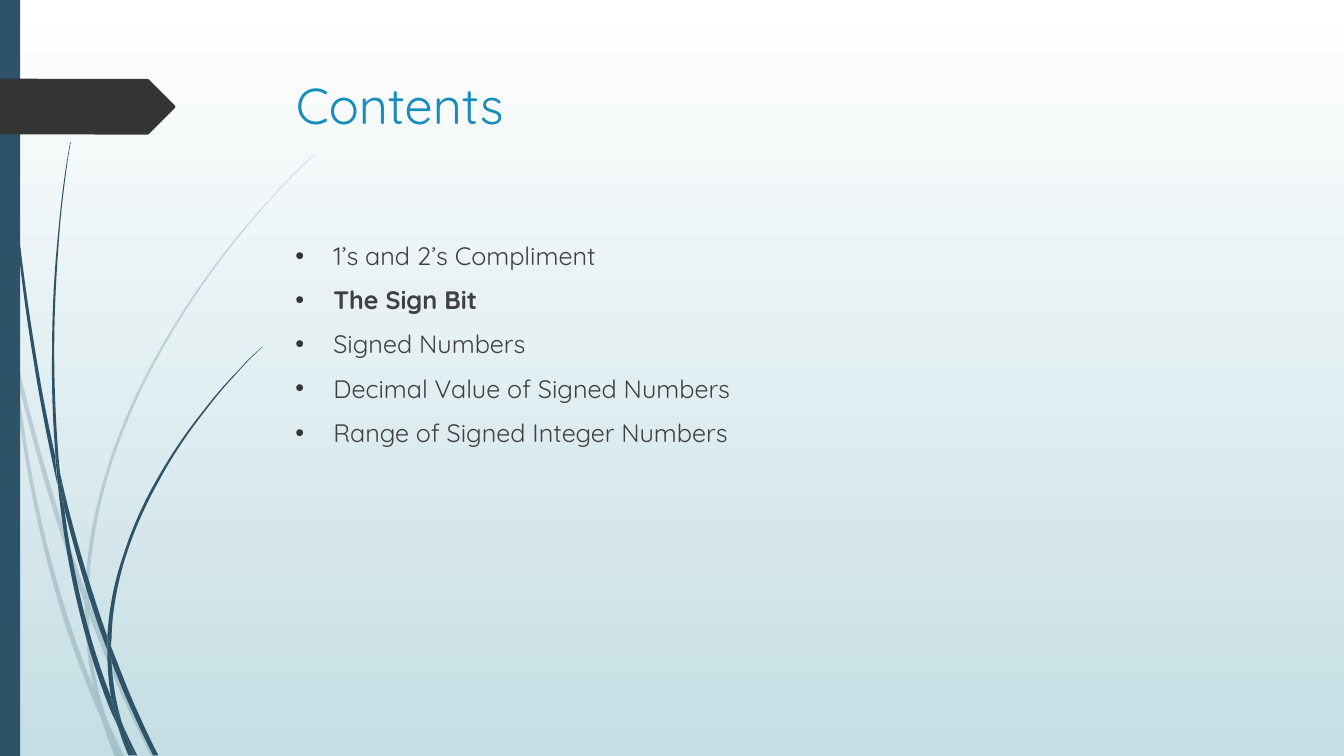
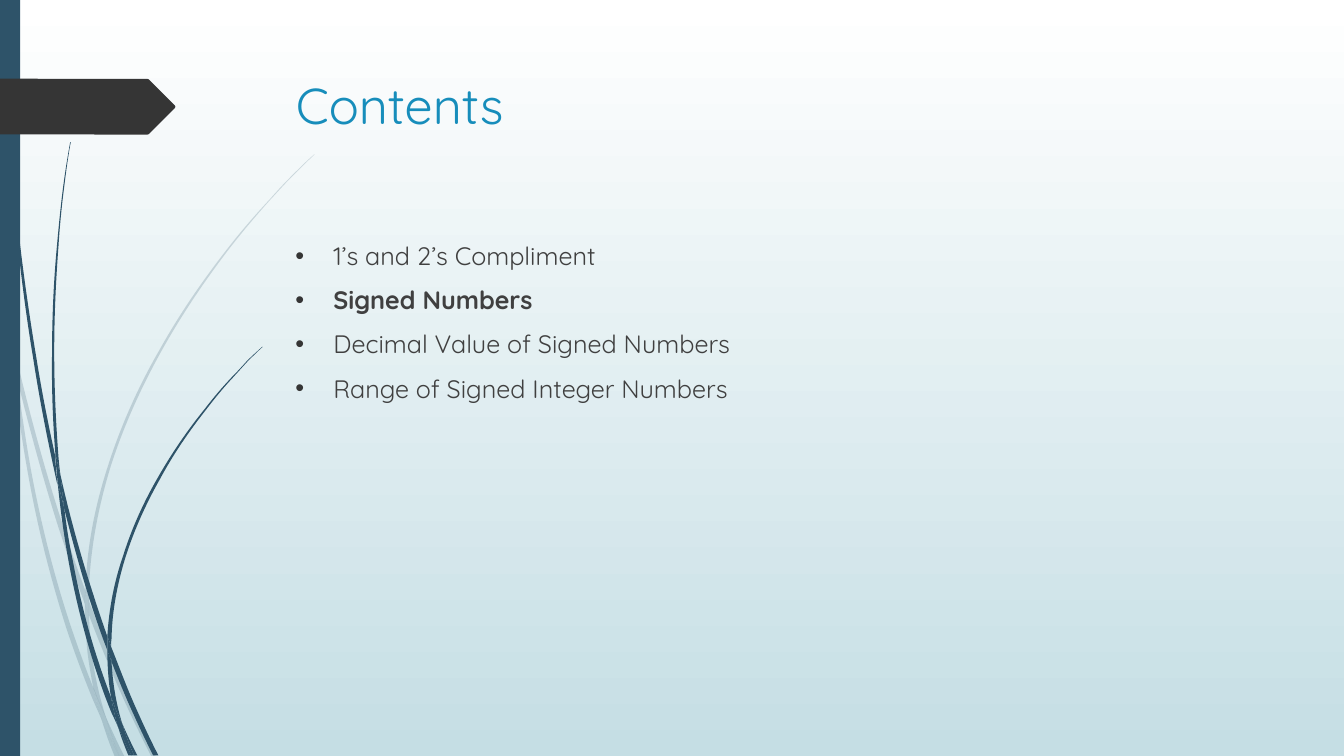
Before and after one commit to SatyakiDas/ulab_course_materials, a slide deck: slide 7 of SPRING 20/CSE 101/Course Materials/number_systems_and_ops_3.pptx. Drawn at 1344x756 pixels with LibreOffice and Linux fonts; fonts in the diff are those of the drawing. Boxes give left, top, right and bottom in pixels: in the first picture for what was removed or moved away, otherwise in the second. Text is boxed around its words. In the diff, an @@ line names an element or a change of style, - is before the commit and + after.

Commit message:
added slide for number systems and operations

```diff
--- a/SPRING 20/CSE 101/Course Materials/number_systems_and_ops_3.pptx
+++ b/SPRING 20/CSE 101/Course Materials/number_systems_and_ops_3.pptx
@@ text at (333,290,477,314): paragraph removed @@
-• The Sign Bit
@@ text at (333,290,533,314): bold on in "Signed Numbers" @@
```
Also in this commit, not shown: 6 other slides changed, 2 slides added, 11 slides removed, 3 other files.
